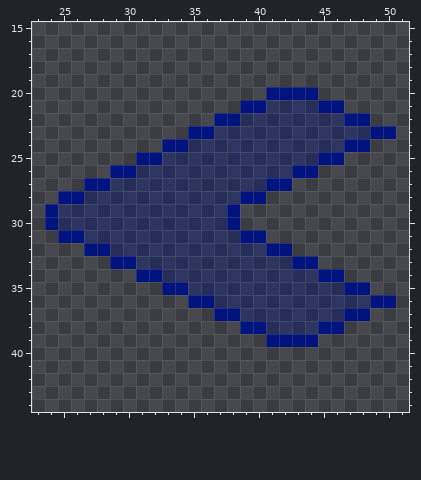
File history of a pixel-art file, sprites/MovementPreviewBendE.aseprite. The picture above is the old version.
64x64 pixels, 1 frame. Shown: x 23..51, y 15..44. The old version is drawn lined up with the new one, on the new canvas.
New version:
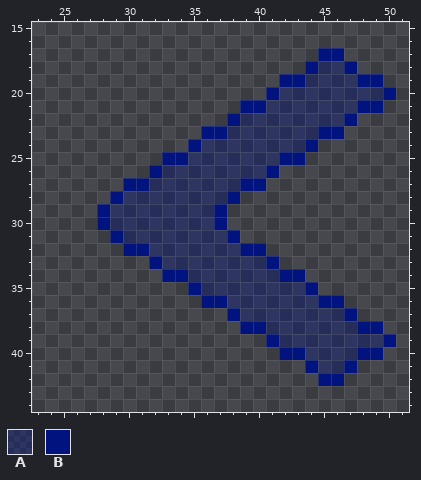
Palette (. is transparent): A #00137f5c  B #00137f
Commit message: adjust movement textures
Diff:
canvas 64x64 -> 64x96, the old top-left corner now at -2,14 (the part of the old canvas that was cut away was empty and is not shown)
y 17: x 45..46 .. -> BB
y 18: x 44..47 .... -> BAAB
y 19: x 42..49 ........ -> BBAAAABB
y 20: x 42..50 BBB...... -> AAAAAAAAB
y 21: x 45..49 BB... -> AAABB
y 22: x 37 B -> .; x 48 B -> .
y 23: x 35 B -> .; x 37 A -> B; x 45..50 AAAABB -> BB....
y 24: x 33..35 BBA -> ..B; x 44..48 AAABB -> B....
y 25: x 31..34 BBAA -> ..BB; x 42..46 AAABB -> BB...
y 26: x 29..32 BBAA -> ...B; x 41..44 AABB -> B...
y 27: x 27..31 BBAAA -> ...BB; x 39..42 AABB -> BB..
y 28: x 25..29 BBAAA -> ....B; x 38..40 ABB -> B..
y 29..30: x 24..28 BAAAA -> ....B; x 37..38 AB -> B.
y 31: x 25..29 BBAAA -> ....B; x 38..40 ABB -> B..
y 32: x 27..31 BBAAA -> ...BB; x 39..42 AABB -> BB..
y 33: x 29..32 BBAA -> ...B; x 41..44 AABB -> B...
y 34: x 31..34 BBAA -> ..BB; x 42..46 AAABB -> BB...
y 35: x 33..35 BBA -> ..B; x 44..48 AAABB -> B....
y 36: x 35 B -> .; x 37 A -> B; x 45..50 AAAABB -> BB....
y 37: x 37 B -> .; x 48 B -> .
y 38: x 45..49 BB... -> AAABB
y 39: x 42..50 BBB...... -> AAAAAAAAB
y 40: x 42..49 ........ -> BBAAAABB
y 41: x 44..47 .... -> BAAB
y 42: x 45..46 .. -> BB
Changed places in both pictures, as pixel boxes (x1, y1, x2, y2):
changed: (45, 48, 396, 386)
